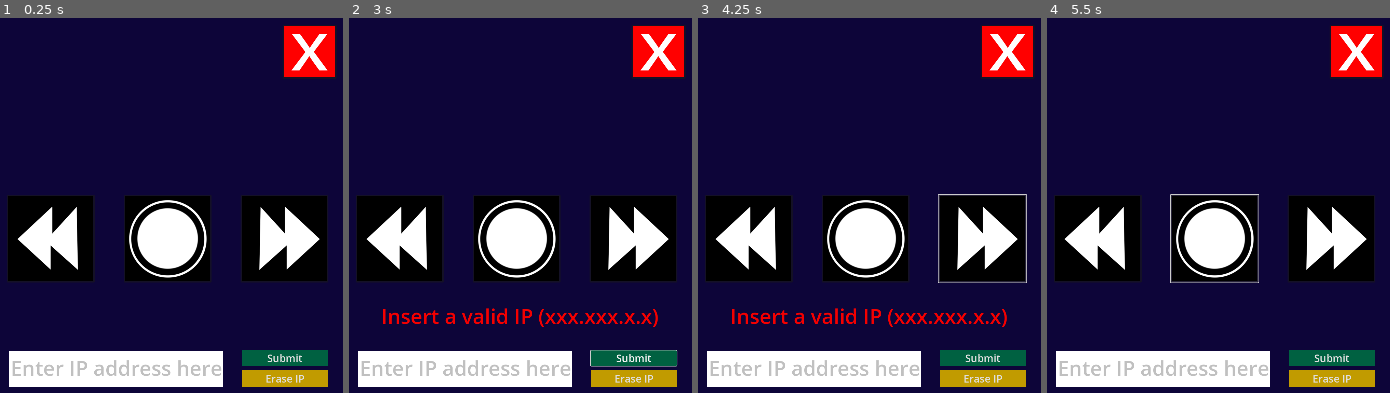
Above: before the commit, frames 1-4 (left to right).
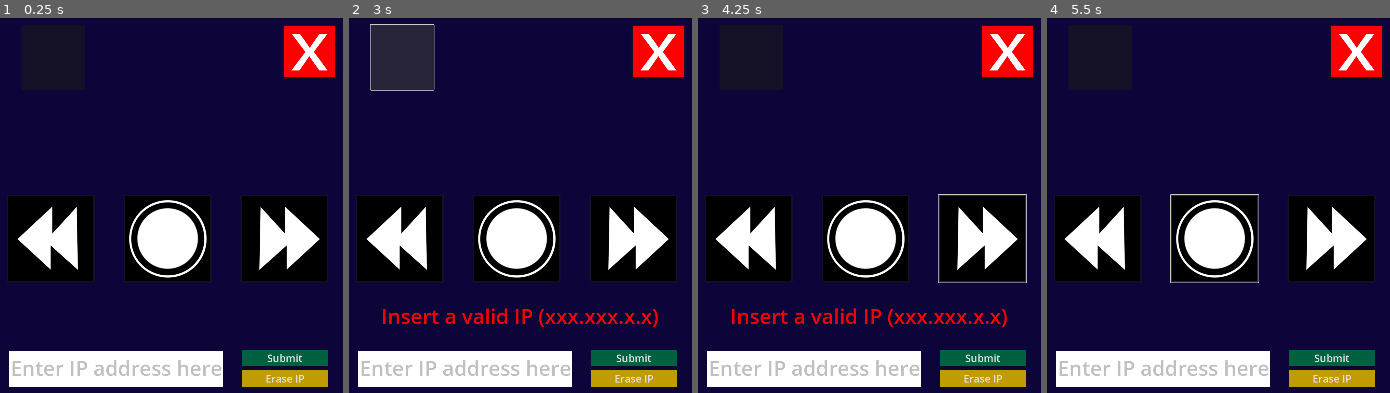
Above: after the commit, the same moments.

Repository: BamdadRashidi/Godot_remote
Game: Godot game, scene res://Scenes_and_Scripts/remote.tscn
Two runs of this game, one before a commit and one after it. Both use one fixed random seed, a clock stepped at 60 frames per second and the inputs below.
Inputs (mouse positions are in pixels of both pictures, inside the frame that each line leads up to):
- Up to frame 1 (0.25 s): no input
- Up to frame 2 (3 s): click (465, 370) at 0.52 s; type "Alex" at 0.6 s; click (400, 239) at 1.25 s; click "Submit" at 2 s; click (400, 55) at 2.77 s
- Up to frame 3 (4.25 s): click (982, 239) at 3.5 s
- Up to frame 4 (5.5 s): click (1331, 239) at 4.25 s; click (1215, 239) at 5 s

The runs differ from the first frame. In frame 2, 3.5% of the frame differs, in the area x 6-96%, y 1-94%; in frame 3, less than 0.1%; in frame 4, less than 0.1%.

Commit message:
added mouse click feature

Diff:
--- a/new-game-project/Scenes_and_Scripts/remote.tscn
+++ b/new-game-project/Scenes_and_Scripts/remote.tscn
@@ -9,6 +9,8 @@
 [ext_resource type="Script" path="res://Scenes_and_Scripts/laseractivator.gd" id="4_idtk3"]
 [ext_resource type="Texture2D" uid="uid://cgdbhpkdvsyrc" path="res://Icons/next_low.png" id="6_1rujm"]
 [ext_resource type="Script" path="res://Scenes_and_Scripts/submit_ip.gd" id="9_tbvx2"]
+[ext_resource type="Texture2D" uid="uid://cjvgwpoflpq2x" path="res://Icons/click.png" id="10_62nby"]
+[ext_resource type="Script" path="res://Scenes_and_Scripts/click.gd" id="11_70b5q"]
 
 [sub_resource type="StyleBoxFlat" id="StyleBoxFlat_p1tva"]
 bg_color = Color(0, 0.3801, 0.255572, 1)
@@ -104,6 +106,14 @@
 theme_override_styles/normal = SubResource("StyleBoxFlat_315sc")
 text = "Erase IP"
 
+[node name="click" type="Button" parent="."]
+offset_left = 107.0
+offset_top = 46.0
+offset_right = 292.0
+offset_bottom = 237.0
+icon = ExtResource("10_62nby")
+script = ExtResource("11_70b5q")
+
 [connection signal="pressed" from="quit" to="quit" method="_on_pressed"]
 [connection signal="pressed" from="Control/HBoxContainer/previous" to="Control/HBoxContainer/previous" method="_on_pressed"]
 [connection signal="button_down" from="Control/HBoxContainer/laseractivator" to="Control/HBoxContainer/laseractivator" method="_on_button_down"]
@@ -112,3 +122,4 @@
 [connection signal="pressed" from="Control/submitIP" to="Control/submitIP" method="_on_pressed"]
 [connection signal="timeout" from="Control/Label/Timer" to="Control/submitIP" method="_on_timer_timeout"]
 [connection signal="pressed" from="Control/eraseIp" to="Control/submitIP" method="_on_erase_ip_pressed"]
+[connection signal="pressed" from="click" to="click" method="_on_pressed"]
--- a/new-game-project/Scenes_and_Scripts/submit_ip.gd
+++ b/new-game-project/Scenes_and_Scripts/submit_ip.gd
@@ -7,12 +7,13 @@
 @onready var quit: Button = $"../../quit"
 @onready var label: Label = $"../Label"
 @onready var timer: Timer = $"../Label/Timer"
+@onready var click: Button = $"../../click"
 
 var regex = RegEx.new()
 
 func _ready() -> void:
 	label.visible = false
-	for btn in [next, previous, quit, laseractivator]:
+	for btn in [next, previous, quit, laseractivator, click]:
 		if btn.has_method("load_ip"):
 			btn.peer.set_dest_address(btn.load_ip(),btn.PORT)
 
@@ -27,7 +28,7 @@
 	text_edit.text = "" 					# resetting the value of the textbox
 
 	if check_ip(text_content):
-		for btn in [next, previous, quit, laseractivator]:
+		for btn in [next, previous, quit, laseractivator, click]:
 			btn.peer.set_dest_address(text_content,btn.PORT)
 		save_ip(text_content)
 	else:
@@ -53,7 +54,7 @@
 
 
 func _on_erase_ip_pressed() -> void:
-	for button in [next, previous, quit, laseractivator]:
+	for button in [next, previous, quit, laseractivator, click]:
 		button.peer.set_dest_address("0.0.0.0", button.PORT)
 		button.IP_ADDRESS = ""
 
Not shown: 1 places in new-game-project/Scenes_and_Scripts/remote.tscn that only renumber resources
Not shown, changed: python/server.py
